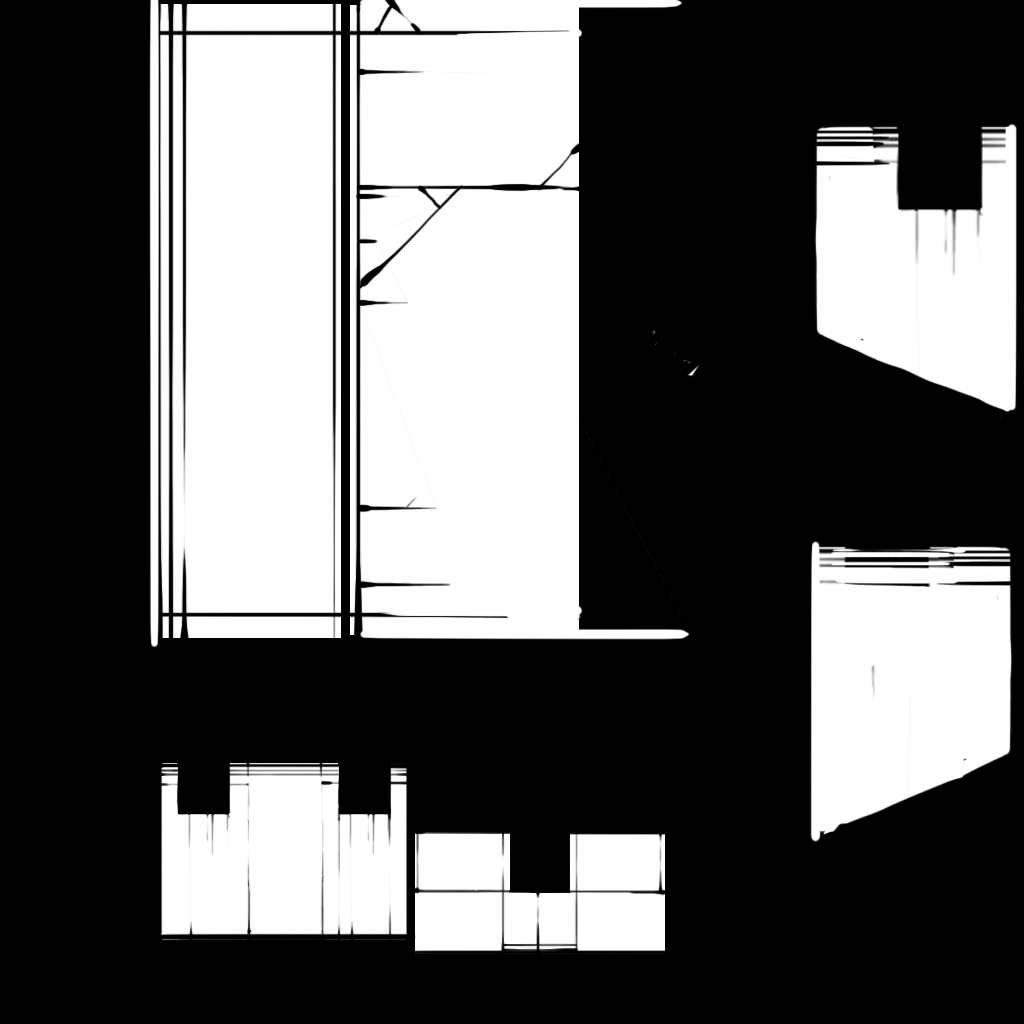
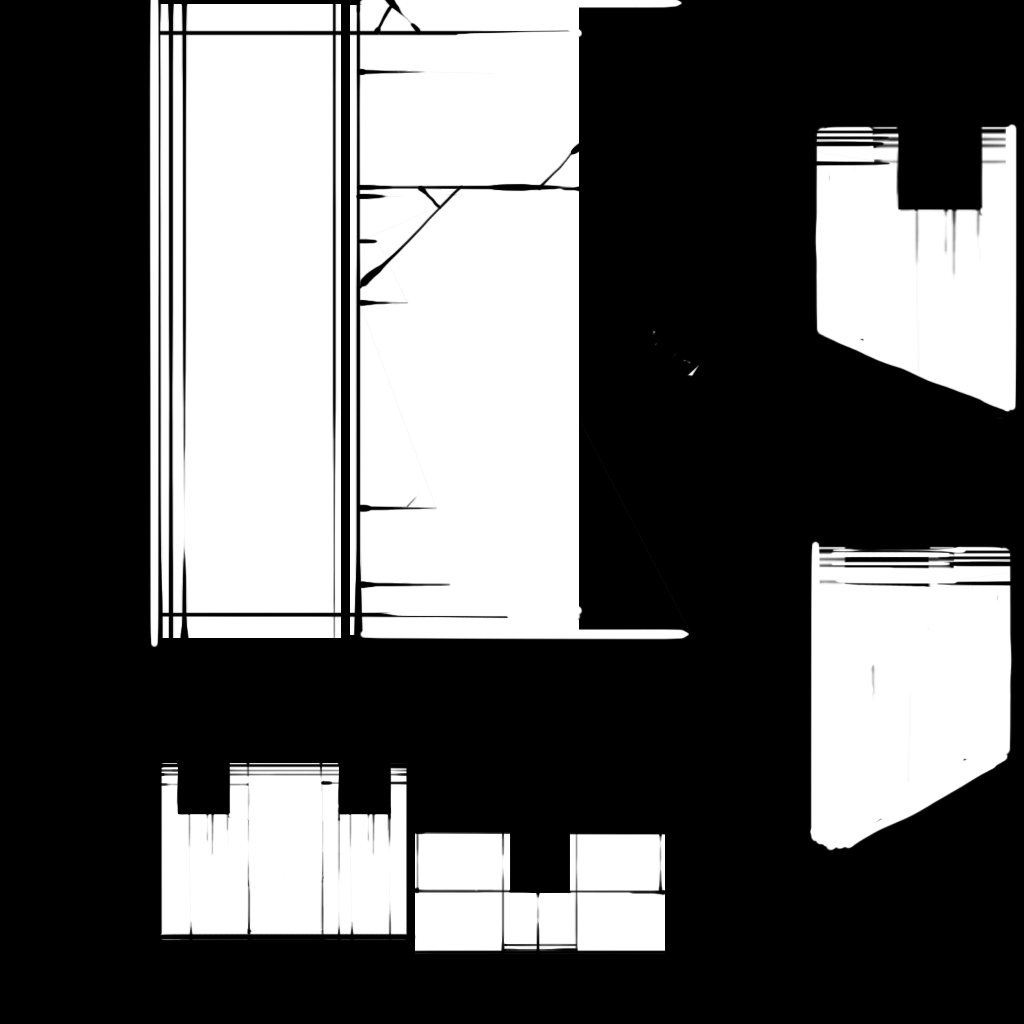
The second 1024x1024 image is a revision of the first. Changes to its layers:
painted on "Layer 10" over 809, 753, 1009, 852
